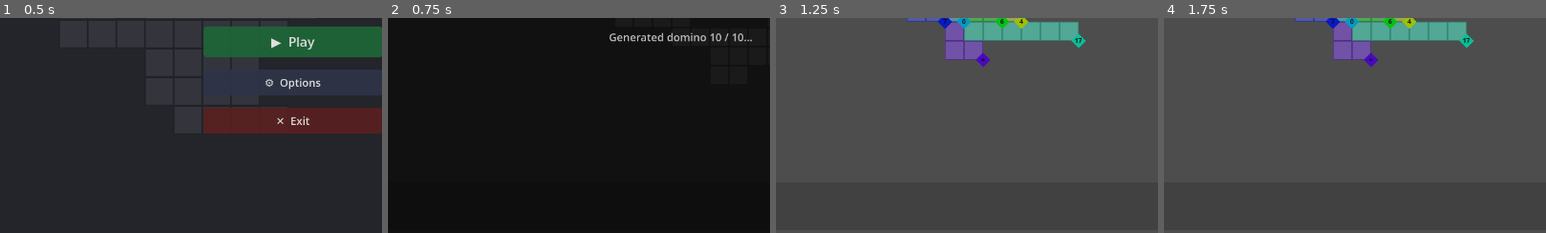
Above: before the commit, frames 1-4 (left to right).
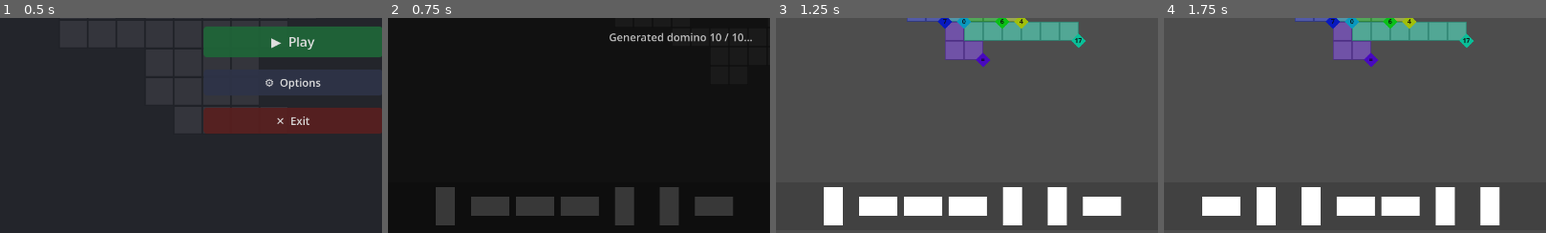
Above: after the commit, the same moments.

Repository: Javen-W/Ritz
Game: Godot game, scene res://main_menu.tscn
The game is run twice, just before and just after one commit, with the same random seed, the same clock (stepped at 60 frames per second) and the same inputs.
Inputs:
- Up to frame 1 (0.5 s): no input
- Up to frame 2 (0.75 s): click "▶ Play" at 0.5 s
- Up to frame 3 (1.25 s): no input
- Up to frame 4 (1.75 s): click "⇄ Shuffle" at 1.25 s
The pictures show only the part of the screen within x 12-62%, y 50-100%; the shares and areas given below are measured in that part.

Frame 1 is identical in both runs. In frame 2, 6.2% of the frame differs, in the area x 12-91%, y 78-97%; in frame 3, 6.3%; in frame 4, 6.3%.

Commit message:
Fix domino shader rendering and add selection highlight
Co-authored-by: Javen-W <21213702+Javen-W@users.noreply.github.com>

Diff:
--- a/domino.gd
+++ b/domino.gd
@@ -54,6 +54,10 @@
 	if shader_material:
 		shader_material.set_shader_parameter("dots1_value", self.dots1_value)
 		shader_material.set_shader_parameter("dots2_value", self.dots2_value)
+
+func set_highlighted(val: bool) -> void:
+	if shader_material:
+		shader_material.set_shader_parameter("highlighted", val)
 
 func rotate_once() -> void:
 	rotate(deg_to_rad(90.0)) # (Negative -> CCW).
@@ -307,12 +311,14 @@
 		mouse_collision.set_deferred("disabled", true)
 	else:
 		self.selected_domino = domino
+		set_highlighted(true)
 
 func _on_domino_deselected() -> void:
 	if self.selected_domino != self:
 		mouse_collision.set_deferred("disabled", false)
 	else:
 		self.selected_domino = null
+		set_highlighted(false)
 
 func _on_mouse_area_2d_mouse_entered() -> void:
 	if self.selected_domino != null:
--- a/domino.gdshader
+++ b/domino.gdshader
@@ -4,111 +4,129 @@
 uniform int dots1_value : hint_range(0, 6) = 0;
 uniform int dots2_value : hint_range(0, 6) = 0;
 
-// Rounded corner radius (0.0 = square, 0.15 = very round)
-uniform float corner_radius : hint_range(0.0, 0.25) = 0.12;
+// Rounded corner radius in aspect-corrected space (0.0 = square)
+uniform float corner_radius : hint_range(0.0, 0.4) = 0.08;
 
-// Dot size
-const float DOT_RADIUS = 0.08;
+// When true the domino is visually highlighted (selection indicator)
+uniform bool highlighted = false;
 
-// Signed distance to circle
-float sd_circle(vec2 p, vec2 center, float r) {
-    return length(p - center) - r;
+const float DOT_RADIUS = 0.075;
+const float BORDER_THICKNESS   = 0.045;   // inset from outer edge
+const float DIVIDER_HALF_WIDTH = 0.028;   // half-width of centre divider
+const vec4 BG_COLOR           = vec4(0.97, 0.95, 0.88, 1.0);  // ivory
+const vec4 BG_HIGHLIGHT_COLOR = vec4(1.00, 0.88, 0.25, 1.0);  // golden
+const vec4 DOT_COLOR          = vec4(0.12, 0.10, 0.10, 1.0);  // near-black
+const vec4 BORDER_COLOR       = vec4(0.18, 0.15, 0.12, 1.0);  // dark brown
+const vec4 DIVIDER_COLOR      = vec4(0.18, 0.15, 0.12, 1.0);  // same as border
+
+// Standard rounded-rectangle SDF.
+// p         – position in aspect-corrected space (x in [-1,1], y in [-0.5,0.5])
+// half_size – half-extents of the box
+// r         – corner radius in the same units
+float sd_rounded_rect(vec2 p, vec2 half_size, float r) {
+	vec2 q = abs(p) - half_size + r;
+	return length(max(q, 0.0)) + min(max(q.x, q.y), 0.0) - r;
 }
 
-// Draw a single anti-aliased dot
-float draw_dot(vec2 uv, vec2 center) {
-    float d = sd_circle(uv, center, DOT_RADIUS);
-    return 1.0 - smoothstep(-0.000001, 0.000001, d);
+float sd_circle(vec2 p, vec2 center, float r) {
+	return length(p - center) - r;
 }
 
-float draw_dots(vec2 uv, int value, vec2 c) {
-	float dots = 0.0;
-	vec2 o = vec2(0.25, 0.30);  // spacing from center
-
-	if (value == 1)
-	{
-		// Center.
-		dots += draw_dot(uv, c);
-	}
-    else if (value == 2)
-	{
-		// Bottom left + top right.
-		dots += draw_dot(uv, c + vec2(o.x, -o.y));
-		dots += draw_dot(uv, c + vec2(-o.x, o.y));
-	}
-    else if (value == 3)
-	{
-		// Bottom left + center + top right.
-		dots += draw_dot(uv, c + vec2(o.x, -o.y));
-		dots += draw_dot(uv, c);
-		dots += draw_dot(uv, c + vec2(-o.x, o.y));
-	}
-    else if (value == 4)
-	{
-		// Four corners.
-		dots += draw_dot(uv, c + vec2(-o.x, o.y));
-		dots += draw_dot(uv, c + vec2(o.x, -o.y));
-		dots += draw_dot(uv, c + vec2(-o.x, -o.y));
-		dots += draw_dot(uv, c + vec2(o.x, o.y));
-	}
-    else if (value == 5)
-	{
-		// Four corners + center.
-		dots += draw_dot(uv, c);
-		dots += draw_dot(uv, c + vec2(-o.x, o.y));
-		dots += draw_dot(uv, c + vec2(o.x, -o.y));
-		dots += draw_dot(uv, c + vec2(-o.x, -o.y));
-		dots += draw_dot(uv, c + vec2(o.x, o.y));
-	}
-    else if (value == 6)
-	{
-		// Left + right columns.
-		dots += draw_dot(uv, c + vec2(-o.x, o.y));
-		dots += draw_dot(uv, c + vec2(0.0, o.y));
-		dots += draw_dot(uv, c + vec2(o.x, -o.y));
-
-		dots += draw_dot(uv, c + vec2(-o.x, -o.y));
-		dots += draw_dot(uv, c + vec2(0.0, -o.y));
-		dots += draw_dot(uv, c + vec2(o.x, o.y));
-	}
-	return dots;
+// Draw one anti-aliased pip using screen-space derivatives for AA width.
+float draw_dot(vec2 uv, vec2 center) {
+	float d  = sd_circle(uv, center, DOT_RADIUS);
+	float aa = max(fwidth(d), 0.001);
+	return 1.0 - smoothstep(-aa, aa, d);
 }
 
+// Draw all pips for a given value inside a 0..1 square UV space.
+// c: centre of the arrangement (typically vec2(0.5, 0.5))
+float draw_dots(vec2 uv, int value, vec2 c) {
+	if (value == 0) return 0.0;
+	float dots = 0.0;
+	vec2 o = vec2(0.22, 0.25);  // horizontal / vertical spacing from centre
+
+	if (value == 1) {
+		dots += draw_dot(uv, c);
+	} else if (value == 2) {
+		dots += draw_dot(uv, c + vec2(-o.x,  o.y));
+		dots += draw_dot(uv, c + vec2( o.x, -o.y));
+	} else if (value == 3) {
+		dots += draw_dot(uv, c + vec2( o.x, -o.y));
+		dots += draw_dot(uv, c);
+		dots += draw_dot(uv, c + vec2(-o.x,  o.y));
+	} else if (value == 4) {
+		dots += draw_dot(uv, c + vec2(-o.x, -o.y));
+		dots += draw_dot(uv, c + vec2( o.x, -o.y));
+		dots += draw_dot(uv, c + vec2(-o.x,  o.y));
+		dots += draw_dot(uv, c + vec2( o.x,  o.y));
+	} else if (value == 5) {
+		dots += draw_dot(uv, c + vec2(-o.x, -o.y));
+		dots += draw_dot(uv, c + vec2( o.x, -o.y));
+		dots += draw_dot(uv, c);
+		dots += draw_dot(uv, c + vec2(-o.x,  o.y));
+		dots += draw_dot(uv, c + vec2( o.x,  o.y));
+	} else if (value == 6) {
+		// Two columns, three rows (standard domino layout)
+		dots += draw_dot(uv, c + vec2(-o.x, -o.y));
+		dots += draw_dot(uv, c + vec2(-o.x,  0.0));
+		dots += draw_dot(uv, c + vec2(-o.x,  o.y));
+		dots += draw_dot(uv, c + vec2( o.x, -o.y));
+		dots += draw_dot(uv, c + vec2( o.x,  0.0));
+		dots += draw_dot(uv, c + vec2( o.x,  o.y));
+	}
+	return clamp(dots, 0.0, 1.0);
+}
+
+// Draw pips for one side of the domino.
+// side 0 = left half (uv.x < 0.5), side 1 = right half (uv.x >= 0.5)
 float draw_pips(vec2 uv, int value, int side) {
 	if (value == 0) return 0.0;
-
-	// Work in local half-space coordinates (0..1 in x)
 	if (side == 0 && uv.x < 0.5) {
 		vec2 luv = vec2(uv.x * 2.0, uv.y);
-		vec2 c = vec2(0.5, 0.5);
-		return draw_dots(luv, value, c);
+		return draw_dots(luv, value, vec2(0.5, 0.5));
 	}
-
 	if (side == 1 && uv.x >= 0.5) {
 		vec2 luv = vec2((uv.x - 0.5) * 2.0, uv.y);
-		vec2 c = vec2(0.5, 0.5);
-		return draw_dots(luv, value, c);
+		return draw_dots(luv, value, vec2(0.5, 0.5));
 	}
-
 	return 0.0;
 }
 
 void fragment() {
 	vec2 uv = UV;
 
-	// Rounded border around entire domino
-	vec2 corner_dist = abs(uv - 0.5) * 2.0;
-	float border_dist = length(max(corner_dist - vec2(1.0 - corner_radius * 2.0), 0.0));
-	float border = 1.0 - smoothstep(corner_radius, corner_radius, border_dist);
-	COLOR.rgba = mix(vec4(0.0, 0.0, 0.0, 0.0).rgba, COLOR.rgba, border);
+	// Convert to aspect-corrected centred space: x in [-1,1], y in [-0.5,0.5]
+	vec2 p = (uv - 0.5) * vec2(2.0, 1.0);
 
-    // Center line
-	float center_line = step(0.49, uv.x) - step(0.51, uv.x);
-	COLOR.rgb = mix(COLOR.rgb, vec3(0.0), center_line);
+	// Outer shape SDF
+	float d  = sd_rounded_rect(p, vec2(1.0, 0.5), corner_radius);
+	float aa = max(length(fwidth(p)), 0.001);
 
-    // Draw pips
-	float dots1 = draw_pips(uv, dots1_value, 0);
-	float dots2 = draw_pips(uv, dots2_value, 1);
-	float dots = max(dots1, dots2);
-	COLOR.rgb = mix(COLOR.rgb, vec3(0.0), dots);
+	// Discard fully outside pixels (fast path + transparency)
+	float shape = 1.0 - smoothstep(-aa, aa, d);
+	if (shape < 0.001) {
+		COLOR = vec4(0.0);
+		return;
+	}
+
+	// Background colour (highlighted = golden)
+	vec4 bg = highlighted ? BG_HIGHLIGHT_COLOR : BG_COLOR;
+
+	// Inset the bg region to leave a thin border
+	float inner_mask = 1.0 - smoothstep(-aa, aa, d + BORDER_THICKNESS);
+	vec4 col = mix(BORDER_COLOR, bg, inner_mask);
+
+	// Centre divider line
+	float div_d  = abs(p.x) - DIVIDER_HALF_WIDTH;
+	float div_aa = max(fwidth(div_d), 0.001);
+	float div    = 1.0 - smoothstep(-div_aa, div_aa, div_d);
+	col = mix(col, DIVIDER_COLOR, div * inner_mask);
+
+	// Pips
+	float dots = max(draw_pips(uv, dots1_value, 0), draw_pips(uv, dots2_value, 1));
+	col = mix(col, DOT_COLOR, dots * inner_mask);
+
+	// Final colour with shape alpha for smooth outer edge
+	COLOR = vec4(col.rgb, shape);
 }
--- a/domino.tscn
+++ b/domino.tscn
@@ -8,7 +8,8 @@
 shader = ExtResource("2_b7val")
 shader_parameter/dots1_value = 6
 shader_parameter/dots2_value = 6
-shader_parameter/corner_radius = 0.12
+shader_parameter/corner_radius = 0.08
+shader_parameter/highlighted = false
 
 [sub_resource type="QuadMesh" id="QuadMesh_o246h"]
 size = Vector2(128, 64)
